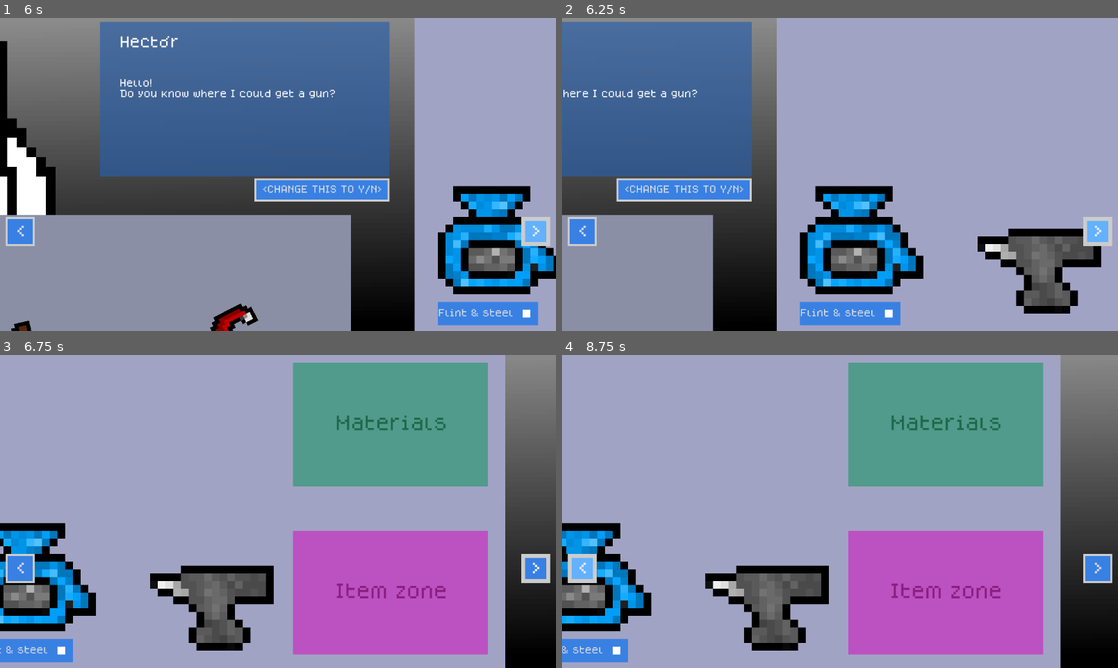
Above: before the commit, frames 1-4 (two rows, left to right).
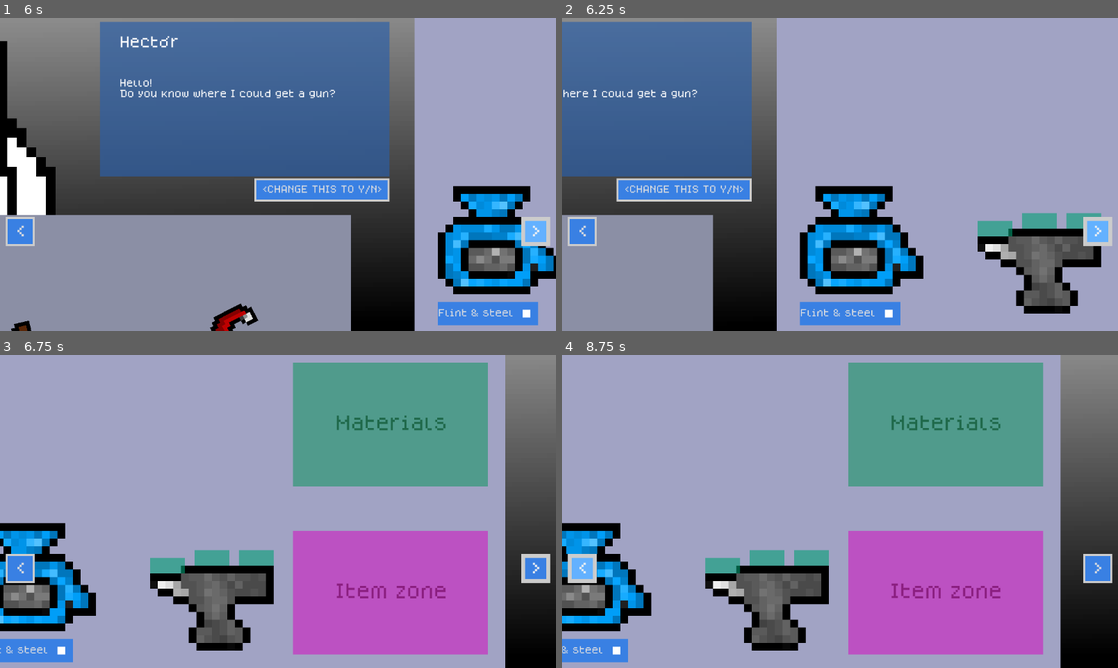
Above: after the commit, the same moments.

Repository: Azzty/projekt-kriminell
Game: Godot game, scene res://Scenes/Levels/store.tscn
Same seed, same stepped clock (60 frames per second), same inputs: the game is played once before the commit and once after it. This scene is started directly instead of the project's main scene.
Inputs (mouse positions are in pixels of both pictures, inside the frame that each line leads up to):
- Up to frame 1 (6 s): move the mouse to (400, 158) at 0.52 s; hold D (move_right) 0.53-1.28 s; tap E (interact_e) at 0.6, 2.85 s; click (400, 158) at 0.67 s; move the mouse to (166, 190) at 1.27 s; hold S (move_down) 1.28-2.03 s; click (166, 190) at 1.35 s; move the mouse to (333, 105) at 2.02 s; hold D (move_right) 2.03-2.78 s; hold Space (spacebar) 2.03-2.78 s; click (333, 105) at 2.17 s; move the mouse to (250, 237) at 2.77 s; hold W (move_up) 2.78-3.5 s; click (250, 237) at 2.92 s; click "<CHANGE THIS TO Y/N>" at 3.5 s; move the mouse to (444, 221) at 4.27 s; hold A (move_left) 4.28-5 s; click (444, 221) at 4.35 s; click "Change scene" at 5 s; click ">" at 5.75 s
- Up to frame 2 (6.25 s): no input
- Up to frame 3 (6.75 s): move the mouse to (111, 464) at 6.52 s; hold A (move_left) from 6.53 s (still down); tap Space (spacebar) at 6.6 s; click (111, 464) at 6.67 s
- Up to frame 4 (8.75 s): move the mouse to (867, 511) at 7.27 s; release A (move_left) at 7.28 s; hold S (move_down) 7.28-8 s; tap E (interact_e) at 7.35 s; click (867, 511) at 7.42 s; click "<" at 8 s

Frame 1 is identical in both runs. In frame 2, 0.8% of the frame differs, in the area x 74-97%, y 62-70%; in frame 3, 1.0%, in the area x 27-50%, y 62-70%; in frame 4, 1.0%.
Error in both runs: Attempt to call function 'add_child' in base 'null instance' on a null instance. (res://Scripts/Managers/scene_manager.gd:12)

Commit message:
Little bit of anvil
- Added slots for items

Diff:
--- a/Scenes/Objects/Interactable Objects/anvil.tscn
+++ b/Scenes/Objects/Interactable Objects/anvil.tscn
@@ -1,17 +1,61 @@
-[gd_scene load_steps=3 format=3 uid="uid://yxwb4g3hklg7"]
+[gd_scene load_steps=6 format=3 uid="uid://yxwb4g3hklg7"]
 
 [ext_resource type="Texture2D" uid="uid://ghkrp0aax12d" path="res://Assets/sprites/anvil.png" id="1_dbjif"]
+[ext_resource type="Script" uid="uid://bigligp4kews4" path="res://Scripts/Objects/anvil.gd" id="2_oxtwu"]
 
-[sub_resource type="RectangleShape2D" id="RectangleShape2D_dbjif"]
-size = Vector2(16, 7)
+[sub_resource type="RectangleShape2D" id="RectangleShape2D_oxtwu"]
+size = Vector2(4.5, 2.0625)
+
+[sub_resource type="Gradient" id="Gradient_oxtwu"]
+offsets = PackedFloat32Array(1)
+colors = PackedColorArray(0, 0.63, 0.4515, 0.588235)
+
+[sub_resource type="GradientTexture2D" id="GradientTexture2D_4263j"]
+gradient = SubResource("Gradient_oxtwu")
 
 [node name="Anvil" type="Sprite2D"]
 scale = Vector2(4, 4)
 texture = ExtResource("1_dbjif")
+script = ExtResource("2_oxtwu")
 
-[node name="Area2D" type="Area2D" parent="."]
+[node name="ItemSlot0" type="Area2D" parent="."]
+position = Vector2(-5.75, -5.5)
 
-[node name="CollisionShape2D" type="CollisionShape2D" parent="Area2D"]
-position = Vector2(0, -7)
-shape = SubResource("RectangleShape2D_dbjif")
-debug_color = Color(0, 0.941176, 0.0313726, 0.321569)
+[node name="SlotShape" type="CollisionShape2D" parent="ItemSlot0"]
+visible = false
+shape = SubResource("RectangleShape2D_oxtwu")
+metadata/_edit_lock_ = true
+
+[node name="Color" type="Sprite2D" parent="ItemSlot0"]
+position = Vector2(1.78814e-07, 2.38419e-07)
+scale = Vector2(0.0703125, 0.03125)
+texture = SubResource("GradientTexture2D_4263j")
+metadata/_edit_lock_ = true
+
+[node name="ItemSlot1" type="Area2D" parent="."]
+position = Vector2(0, -6.5)
+
+[node name="SlotShape" type="CollisionShape2D" parent="ItemSlot1"]
+visible = false
+shape = SubResource("RectangleShape2D_oxtwu")
+metadata/_edit_lock_ = true
+
+[node name="Color" type="Sprite2D" parent="ItemSlot1"]
+position = Vector2(1.78814e-07, 2.38419e-07)
+scale = Vector2(0.0703125, 0.03125)
+texture = SubResource("GradientTexture2D_4263j")
+metadata/_edit_lock_ = true
+
+[node name="ItemSlot2" type="Area2D" parent="."]
+position = Vector2(5.75, -6.5)
+
+[node name="SlotShape" type="CollisionShape2D" parent="ItemSlot2"]
+visible = false
+shape = SubResource("RectangleShape2D_oxtwu")
+metadata/_edit_lock_ = true
+
+[node name="Color" type="Sprite2D" parent="ItemSlot2"]
+position = Vector2(1.78814e-07, 2.38419e-07)
+scale = Vector2(0.0703125, 0.03125)
+texture = SubResource("GradientTexture2D_4263j")
+metadata/_edit_lock_ = true
--- a/Scenes/Objects/Interactable Objects/furnace.tscn
+++ b/Scenes/Objects/Interactable Objects/furnace.tscn
@@ -69,6 +69,7 @@
 SMELTING_TIME = 4.0
 
 [node name="Area2D" type="Area2D" parent="."]
+visible = false
 
 [node name="DropShape" type="CollisionShape2D" parent="Area2D"]
 unique_name_in_owner = true
--- /dev/null
+++ b/Scripts/Objects/anvil.gd
@@ -0,0 +1,19 @@
+extends Sprite2D
+
+@onready var anvil_sprite_bounds := Utilities.get_sprite_rect(get_node("."))
+
+var items_in_drop_area := []
+
+var is_crafting := false
+
+# Highlight when hovering
+func _process(delta: float) -> void:
+	if is_crafting: return
+	if anvil_sprite_bounds.has_point(get_global_mouse_position()):
+		self_modulate.r = 1.2
+		self_modulate.g = 1.2
+		self_modulate.b = 1.2
+	else:
+		self_modulate.r = 1.0
+		self_modulate.g = 1.0
+		self_modulate.b = 1.0
--- a/Scripts/Objects/furnace.gd
+++ b/Scripts/Objects/furnace.gd
@@ -39,7 +39,7 @@
 
 func _on_area_2d_area_exited(area: Area2D) -> void:
 	var item: Sprite2D = Utilities.find_first_parent_of_class(area, "Sprite2D")
-	if not item.has_meta("item_properties"): return
+	if not item.has_meta("item_properties") or not item.is_in_group("shop_items"): return
 
 	self_modulate.r = 1
 	self_modulate.g = 1
Not shown, added: Scripts/Objects/anvil.gd.uid
